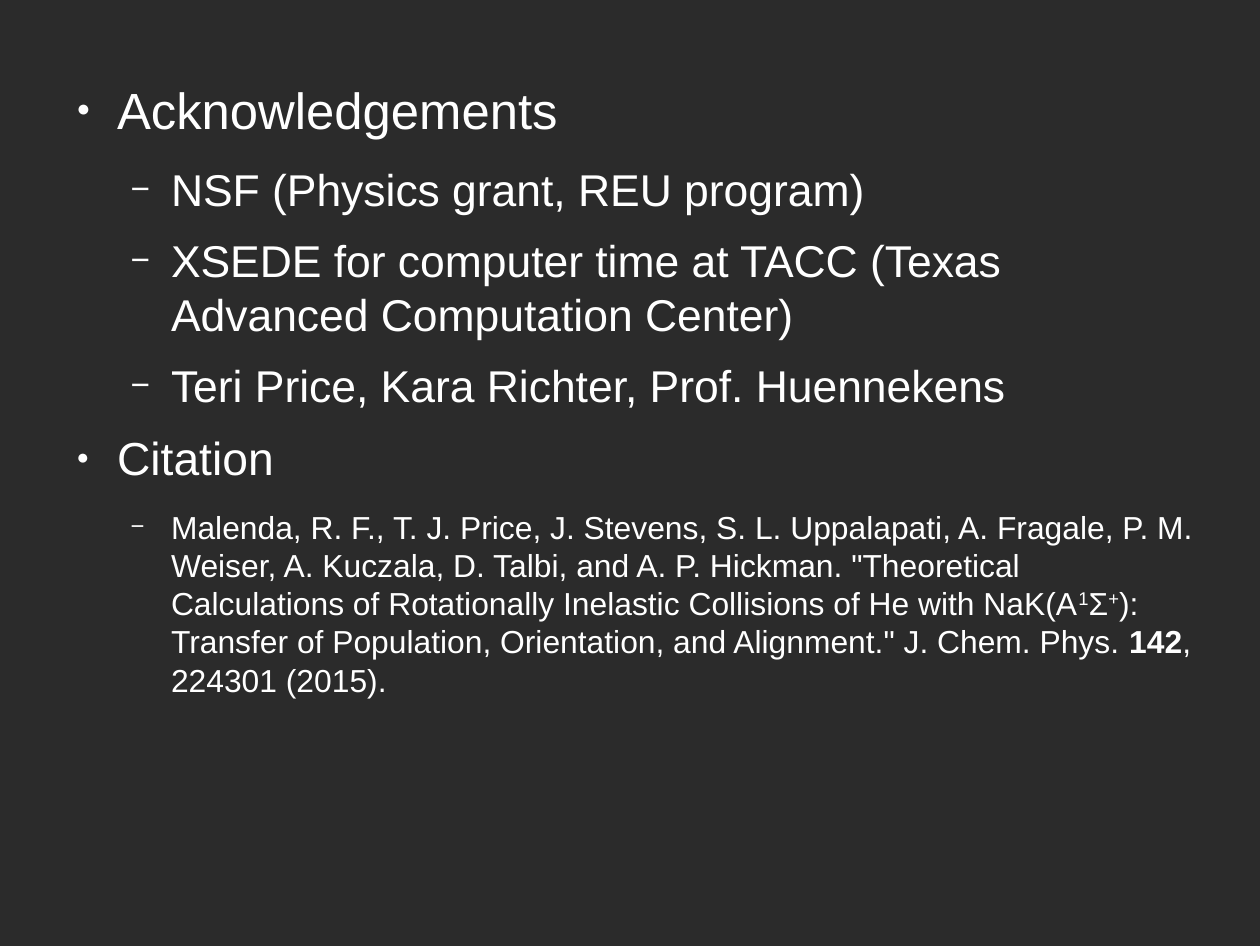
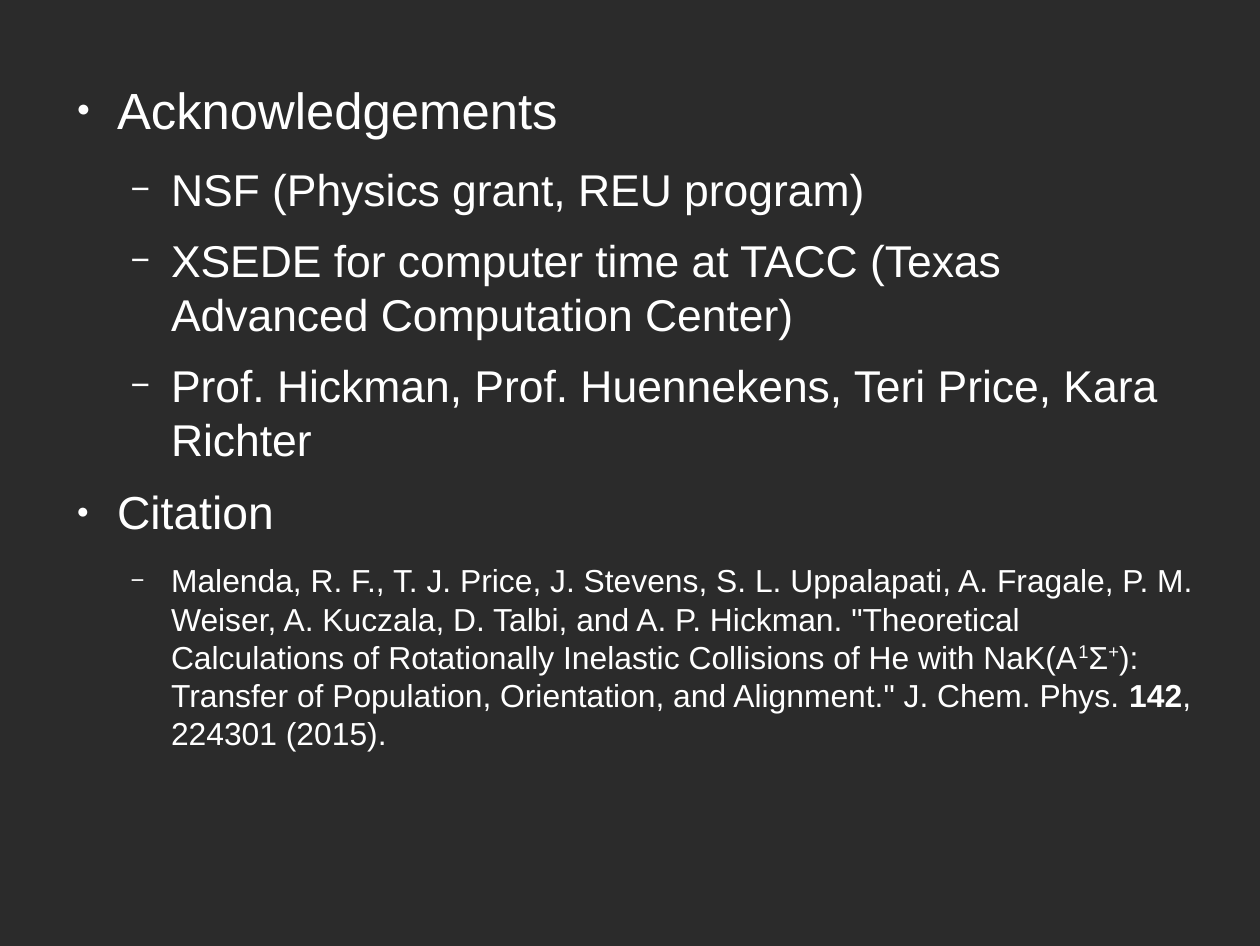
Before and after one commit to atowneND/HeNaK_Collisions, a slide deck: slide 21 of Presentation.odp (slide 25 before the commit). Drawn at 1260x946 pixels with LibreOffice and Linux fonts; fonts in the diff are those of the drawing; background and template pictures are left out; a plain dark background stands for a picture behind light text. Boxes give left, top, right and bottom in pixels: in the first picture for what was removed or moved away, otherwise in the second. Text is boxed around its words. In the diff, an @@ line names an element or a change of style, - is before the commit and + after.

Commit message:
fixed ppt stuff

```diff
--- a/Presentation.odp
+++ b/Presentation.odp
@@ text at (171, 369, 1157, 457): text changed @@
-  − Teri Price, Kara Richter, Prof. Huennekens
+  − Prof. Hickman, Prof. Huennekens, Teri Price, Kara Richter
```
Also in this commit, not shown: 1 other slide changed, 4 slides removed, 3 other files.
